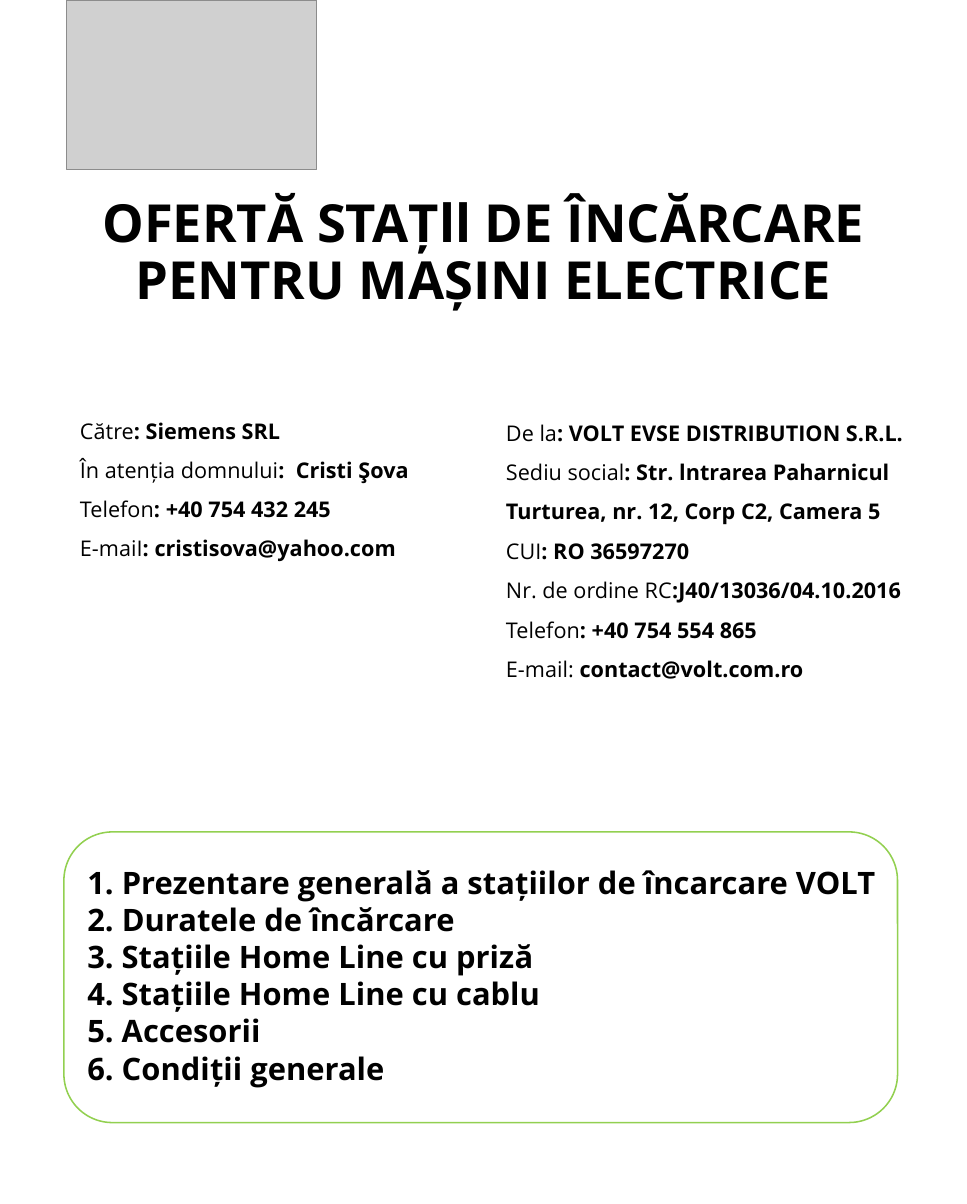
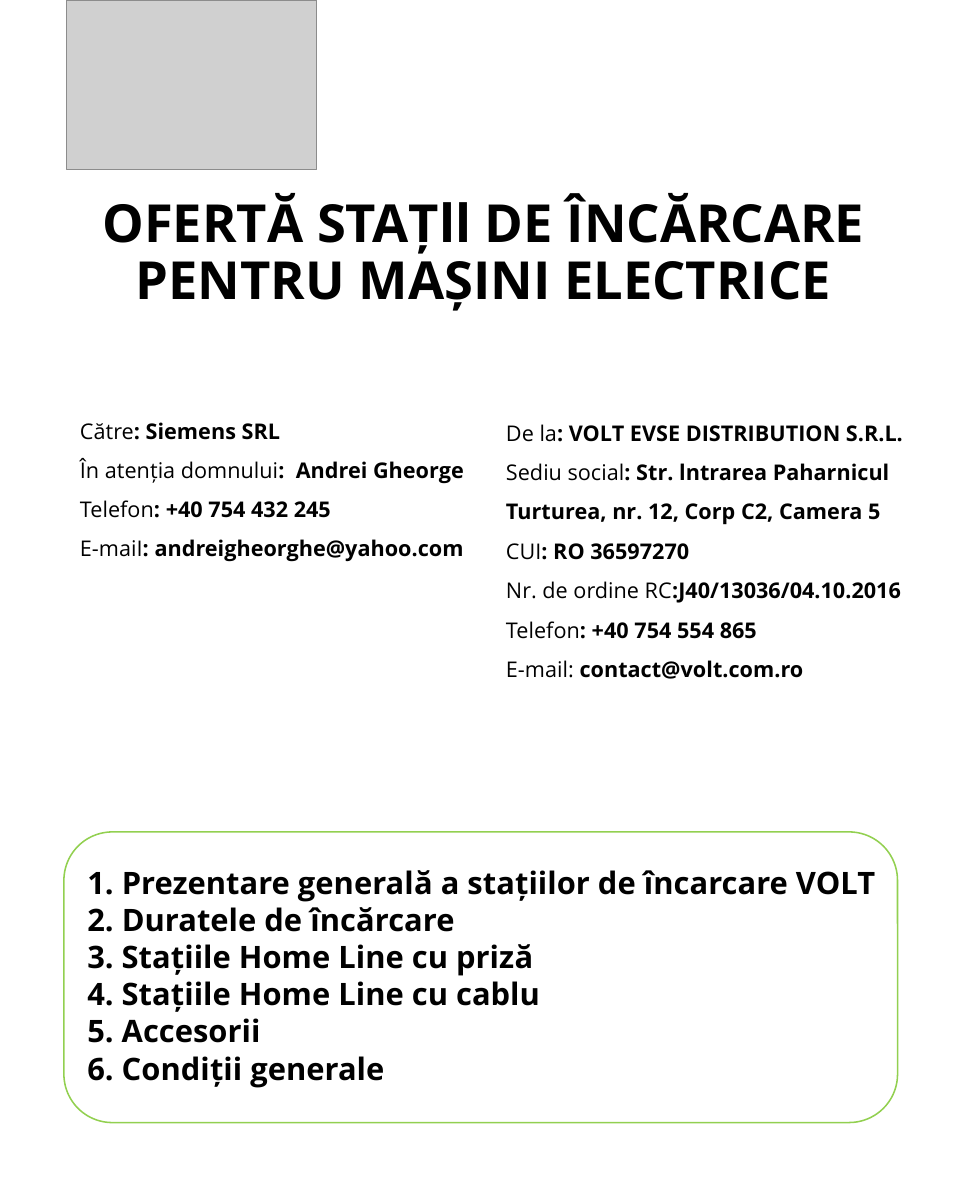
Before and after one commit to adriansacuiu/Oferte, a slide deck: slide 1 of target/ppt/output.pptx. Drawn at 967x1204 pixels with LibreOffice and Linux fonts; fonts in the diff are those of the drawing; grey boxes stand for pictures. Boxes give left, top, right and bottom in pixels: in the first picture for what was removed or moved away, otherwise in the second. Text is boxed around its words. In the diff, an @@ line names an element or a change of style, - is before the commit and + after.

```diff
--- a/target/ppt/output.pptx
+++ b/target/ppt/output.pptx
@@ text at box(80, 458, 464, 484): text changed @@
-În atenția domnului: Cristi Șova
+În atenția domnului: Andrei Gheorge
@@ text at box(80, 539, 464, 562): text changed @@
-E-maiI: cristisova@yahoo.com
+E-maiI: andreigheorghe@yahoo.com
```
Also in this commit, not shown: 1 other slide changed, 21 other files.
